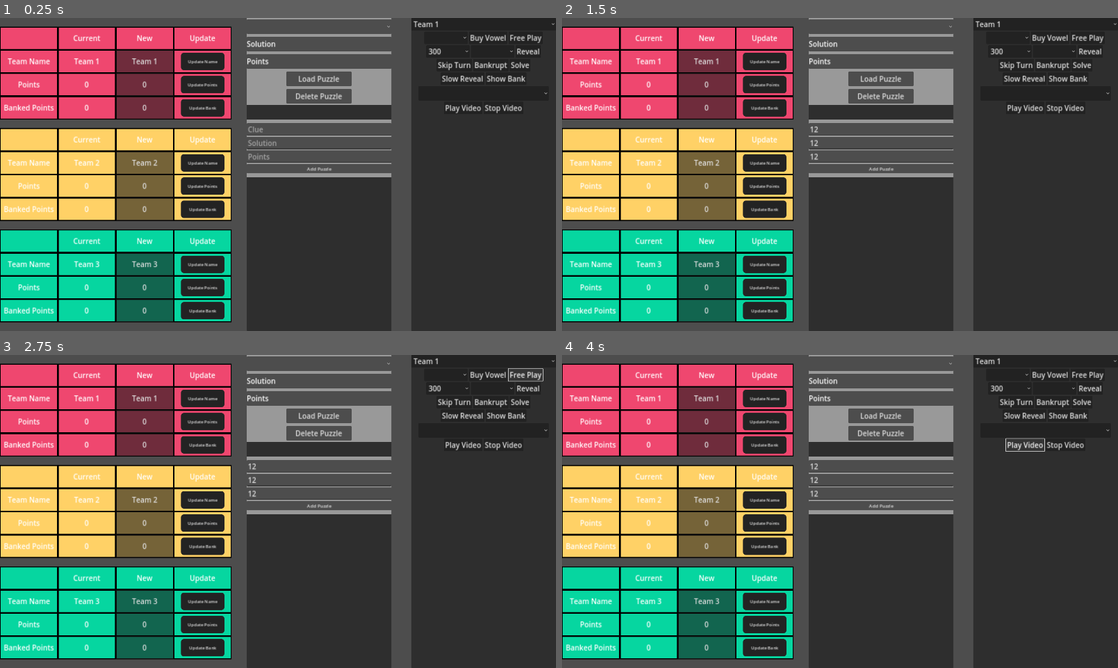
Above: before the commit, frames 1-4 (two rows, left to right).
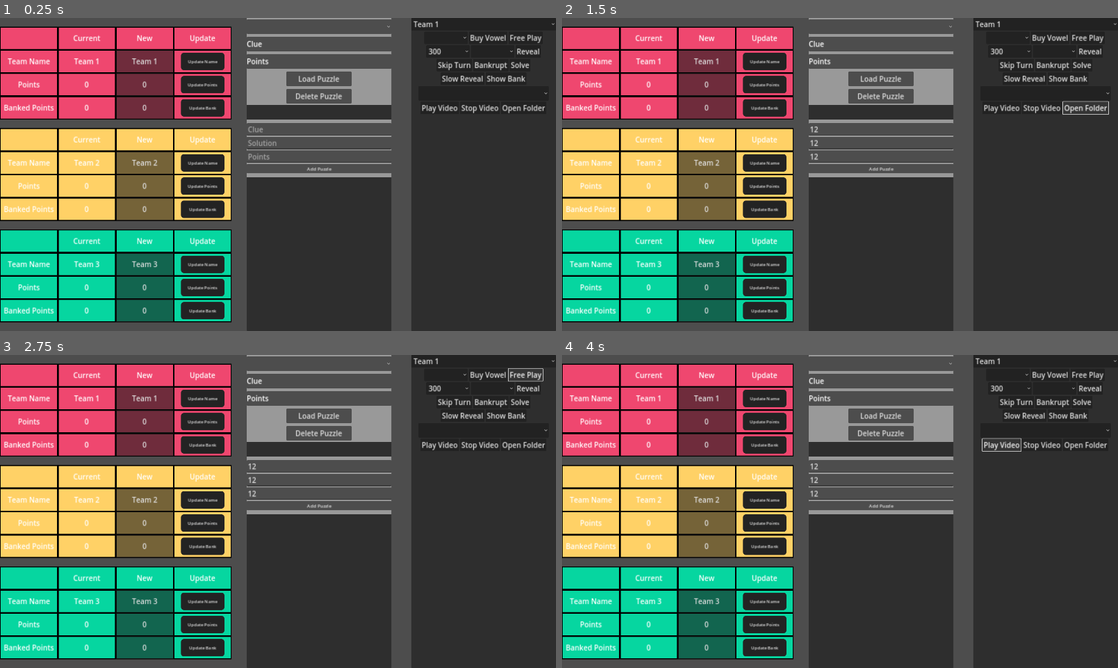
Above: after the commit, the same moments.

Repository: jlwilley/CustomFortuneWheel
Game: Godot game, scene res://scenes/main_display.tscn
Same seed, same stepped clock (60 frames per second), same inputs: the game is played once before the commit and once after it.
Inputs (mouse positions are in pixels of both pictures, inside the frame that each line leads up to):
- Up to frame 1 (0.25 s): no input
- Up to frame 2 (1.5 s): click (878, 130) at 0.52 s; type "12" at 0.6 s; click (878, 143) at 0.75 s; type "12" at 0.83 s; click (878, 155) at 0.98 s; type "12" at 1.07 s; click (1084, 108) at 1.25 s, where only the run after the commit has a clickable "Open Folder"
- Up to frame 3 (2.75 s): click "Free Play" at 2 s
- Up to frame 4 (4 s): click "Free Play" at 2.75 s; click "Play Video" at 3.5 s

The runs differ from the first frame. In frame 1, 0.3% of the frame differs, in the area x 44-98%, y 7-31%; in frame 2, 0.4%; in frame 3, 0.3%; in frame 4, 0.4%.

Commit message:
Font Fix

Diff:
--- /dev/null
+++ b/scenes/Themes/PopUpMenu.tres
@@ -0,0 +1,4 @@
+[gd_resource type="Theme" format=3 uid="uid://b2i8f3dv065mm"]
+
+[resource]
+PopupMenu/font_sizes/font_size = 25
--- a/scenes/control_panel.tscn
+++ b/scenes/control_panel.tscn
@@ -1,6 +1,7 @@
-[gd_scene load_steps=9 format=3 uid="uid://bt14ln41ck803"]
+[gd_scene load_steps=10 format=3 uid="uid://bt14ln41ck803"]
 
 [ext_resource type="Script" path="res://scripts/control_panel.gd" id="1_45841"]
+[ext_resource type="Theme" uid="uid://b2i8f3dv065mm" path="res://scenes/Themes/PopUpMenu.tres" id="2_gkb04"]
 
 [sub_resource type="StyleBoxFlat" id="StyleBoxFlat_5xcxt"]
 bg_color = Color(0.937255, 0.278431, 0.435294, 1)
@@ -903,6 +904,7 @@
 custom_minimum_size = Vector2(150, 0)
 layout_mode = 2
 tooltip_text = "Vowel to Reveal"
+theme = ExtResource("2_gkb04")
 theme_override_font_sizes/font_size = 25
 
 [node name="buyVowelButton" type="Button" parent="CanvasLayer/Control/Panel/VBoxContainer/vowelContainer"]
@@ -925,12 +927,14 @@
 custom_minimum_size = Vector2(150, 0)
 layout_mode = 2
 tooltip_text = "Option Spun on Wheel"
+theme = ExtResource("2_gkb04")
 theme_override_font_sizes/font_size = 25
 
 [node name="ConsonantOption" type="OptionButton" parent="CanvasLayer/Control/Panel/VBoxContainer/consonantContainer"]
 custom_minimum_size = Vector2(150, 0)
 layout_mode = 2
 tooltip_text = "Consonant to Reveal"
+theme = ExtResource("2_gkb04")
 theme_override_font_sizes/font_size = 25
 
 [node name="revealConsonant" type="Button" parent="CanvasLayer/Control/Panel/VBoxContainer/consonantContainer"]
@@ -985,6 +989,7 @@
 custom_minimum_size = Vector2(450, 50)
 layout_mode = 2
 tooltip_text = "Video to Play"
+theme = ExtResource("2_gkb04")
 theme_override_font_sizes/font_size = 25
 clip_text = true
 
@@ -1003,6 +1008,12 @@
 tooltip_text = "Stops the currently Playing Video"
 theme_override_font_sizes/font_size = 25
 text = "Stop Video"
+
+[node name="openFolder" type="Button" parent="CanvasLayer/Control/Panel/VBoxContainer/videoButtons"]
+layout_mode = 2
+tooltip_text = "Opens Folder for Saving Videos In"
+theme_override_font_sizes/font_size = 25
+text = "Open Folder"
 
 [node name="puzzleControls" type="Panel" parent="CanvasLayer/Control"]
 custom_minimum_size = Vector2(500, 1080)
@@ -1043,6 +1054,8 @@
 [node name="puzzleSelector" type="OptionButton" parent="CanvasLayer/Control/puzzleControls/VBoxContainer/managePuzzleBox/VBoxContainer"]
 custom_minimum_size = Vector2(0, 50)
 layout_mode = 2
+tooltip_text = "Puzzle to Load"
+theme = ExtResource("2_gkb04")
 theme_override_font_sizes/font_size = 25
 clip_text = true
 
@@ -1056,7 +1069,7 @@
 offset_right = 500.0
 offset_bottom = 50.0
 theme_override_font_sizes/font_size = 25
-text = "Solution"
+text = "Clue"
 vertical_alignment = 1
 clip_text = true
 
@@ -1150,6 +1163,7 @@
 [connection signal="pressed" from="CanvasLayer/Control/Panel/VBoxContainer/toggleButtons/toggleBank" to="." method="_on_toggle_bank_pressed"]
 [connection signal="pressed" from="CanvasLayer/Control/Panel/VBoxContainer/videoButtons/playVideo" to="." method="_on_play_video_pressed"]
 [connection signal="pressed" from="CanvasLayer/Control/Panel/VBoxContainer/videoButtons/stopVideo" to="." method="_on_stop_video_pressed"]
+[connection signal="pressed" from="CanvasLayer/Control/Panel/VBoxContainer/videoButtons/openFolder" to="." method="_on_open_folder_pressed"]
 [connection signal="item_selected" from="CanvasLayer/Control/puzzleControls/VBoxContainer/managePuzzleBox/VBoxContainer/puzzleSelector" to="." method="_on_puzzle_selector_item_selected"]
 [connection signal="pressed" from="CanvasLayer/Control/puzzleControls/VBoxContainer/managePuzzleBox/VBoxContainer/HBoxContainer2/loadPuzzleButton" to="." method="_on_load_puzzle_button_pressed"]
 [connection signal="pressed" from="CanvasLayer/Control/puzzleControls/VBoxContainer/managePuzzleBox/VBoxContainer/HBoxContainer/deletePuzzleButton" to="." method="_on_delete_puzzle_button_pressed"]
--- a/scenes/main_display.tscn
+++ b/scenes/main_display.tscn
@@ -355,9 +355,9 @@
 grow_horizontal = 2
 grow_vertical = 2
 theme_override_font_sizes/font_size = 40
-text = "Test Phrase"
-horizontal_alignment = 1
-vertical_alignment = 1
+horizontal_alignment = 1
+vertical_alignment = 1
+clip_text = true
 
 [node name="BoardBackgroundContainer" type="Control" parent="CanvasLayer/BoardControl"]
 layout_mode = 1
--- a/scripts/control_panel.gd
+++ b/scripts/control_panel.gd
@@ -109,7 +109,7 @@
 func refreshPuzzles():
 	puzzleSelector.clear()
 	for item in puzzles:
-		puzzleSelector.add_item(item.clue)
+		puzzleSelector.add_item(item.solution)
 	if puzzles.size() >= 1:
 		_on_puzzle_selector_item_selected(0)
 
@@ -242,7 +242,7 @@
 #when changing selected puzzle update all relevant fields
 func _on_puzzle_selector_item_selected(_index):
 	var currentIdx = puzzleSelector.get_selected_id()
-	get_node("CanvasLayer/Control/puzzleControls/VBoxContainer/managePuzzleBox/VBoxContainer/solutionPanel/puzzleSolution").text = puzzles[currentIdx].solution
+	get_node("CanvasLayer/Control/puzzleControls/VBoxContainer/managePuzzleBox/VBoxContainer/solutionPanel/puzzleSolution").text = puzzles[currentIdx].clue
 	get_node("CanvasLayer/Control/puzzleControls/VBoxContainer/managePuzzleBox/VBoxContainer/pointsPanel/points").text = "$ " + str(puzzles[currentIdx].reward)
 
 #checks if selected team can buy a vowel if they can reveal it
@@ -407,3 +407,8 @@
 func _on_stop_video_pressed():
 	if(main_display.videoPlayer.is_playing()):
 		main_display.videoPlayer.stop()
+
+#opens video folder
+func _on_open_folder_pressed():
+	var absolute_path = ProjectSettings.globalize_path(video_folder)
+	OS.shell_open(absolute_path)
